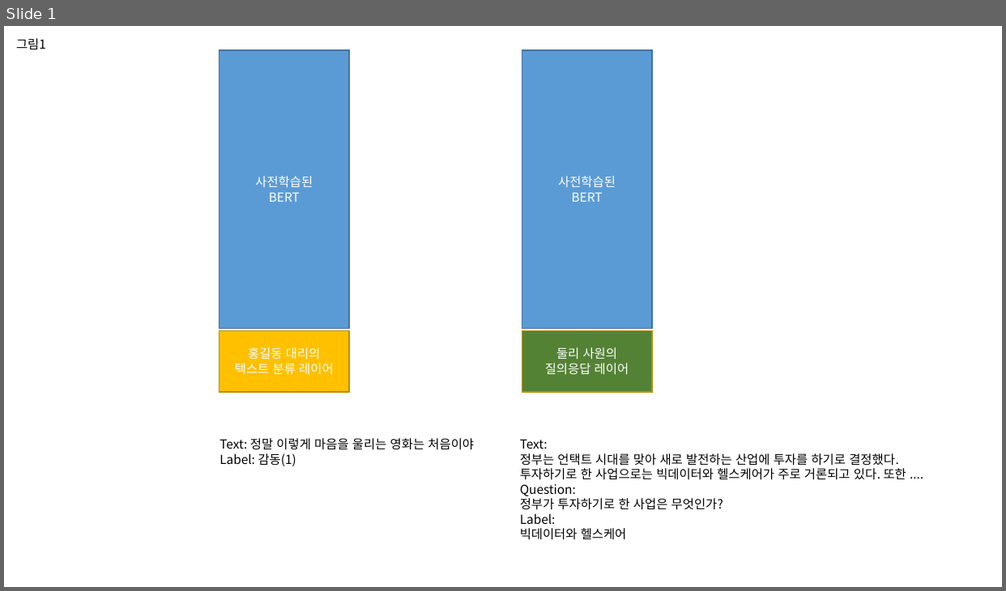
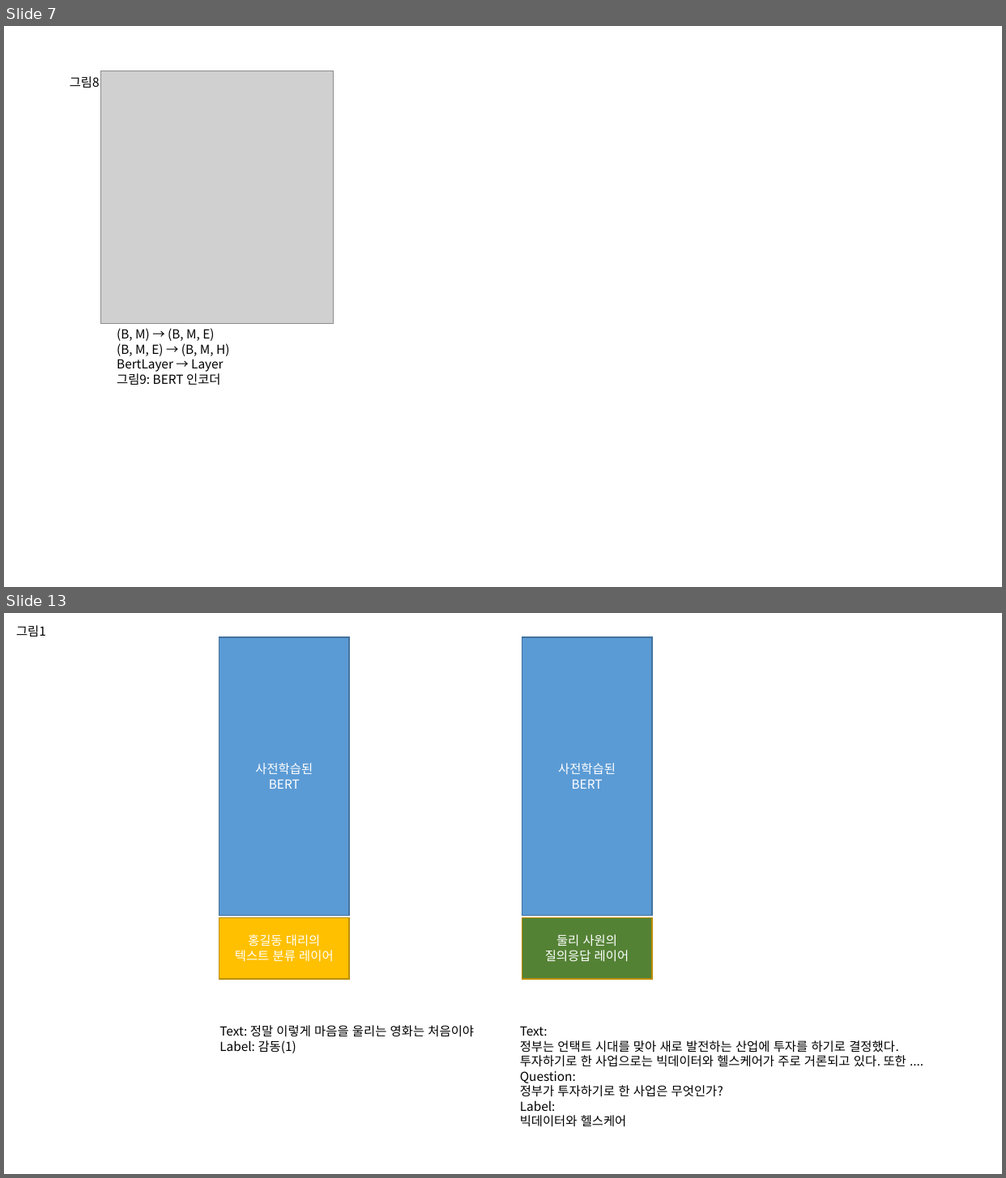
Before and after one commit to jinkilee/hello-transformer, a slide deck: draft/chapter5.pptx. Shown one above the other, each under a label of ours: slide 1 before the commit, slides 7 and 13 after it; the slides between them are not shown. The pictures are 1006x591 and 1006x1178 pixels, drawn with LibreOffice and Linux fonts; fonts in the diff are those of the drawing; grey boxes stand for pictures. Boxes give left, top, right and bottom in pixels: in the first picture for what was removed or moved away, otherwise in the second. Text is boxed around its words. In the diff, an @@ line names an element or a change of style, - is before the commit and + after.

```diff
--- a/draft/chapter5.pptx
+++ b/draft/chapter5.pptx
@@ slide 7 added at <box>4,26,1002,587</box>, background #FFFFFF @@
@@ picture added at <box>100,71,334,324</box> @@
@@ text added at <box>70,76,100,88</box>, 12 pt, text #000000 @@
+그림8
@@ text added at <box>117,328,229,386</box>, 12 pt, text #000000 @@
+(B, M) → (B, M, E)
+(B, M, E) → (B, M, H)
+BertLayer → Layer
+그림9: BERT 인코더
@@ what was slide 1 is now slide 13 @@
```
Also in this commit, not shown: 8 slides changed, 4 other slides added, 1 other file.
